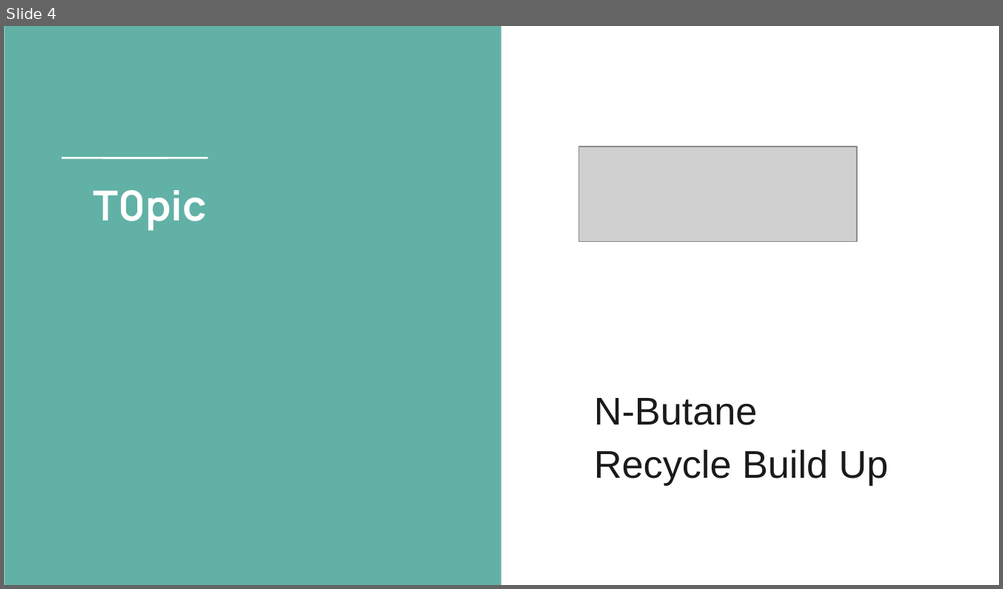
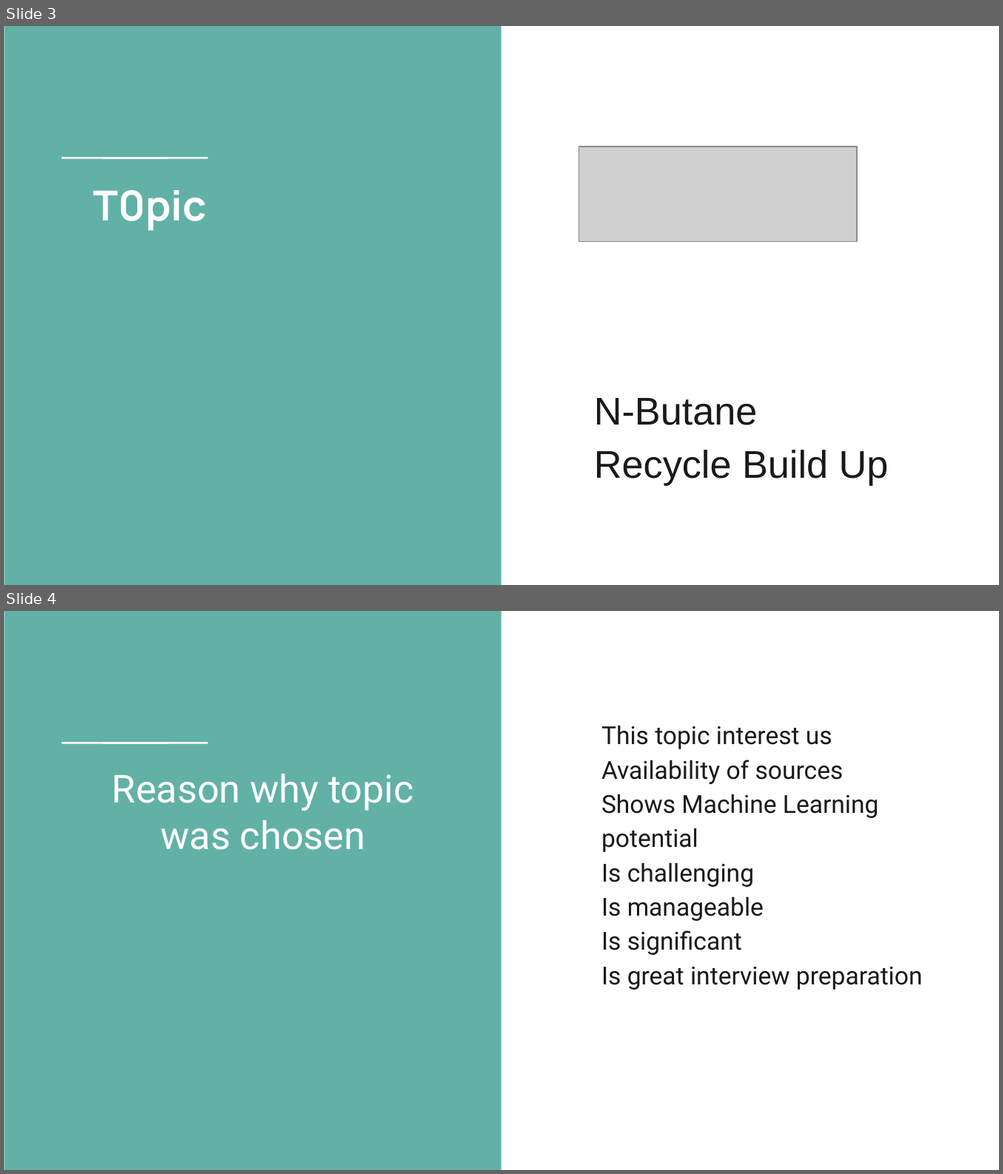
Before and after one commit to Jarney903/Red-ProjectHub, a slide deck: Presentation/Presentation1.pptx. Shown one above the other, each under a label of ours: slide 4 before the commit, slides 3 and 4 after it. The pictures are 1003x589 and 1003x1174 pixels, drawn with LibreOffice and Linux fonts; fonts in the diff are those of the drawing; grey boxes stand for pictures; background and template pictures are left out. Boxes give left, top, right and bottom in pixels: in the first picture for what was removed or moved away, otherwise in the second. Text is boxed around its words. In the diff, an @@ line names an element or a change of style, - is before the commit and + after.

Commit message:
adding changes

```diff
--- a/Presentation/Presentation1.pptx
+++ b/Presentation/Presentation1.pptx
@@ slide 4 added at (4,611,999,1170), background #FFFFFF; not listed: 3 template elements that a slide beside it also shows @@
@@ text added at (601,725,922,990), 18 pt, text #1A1A1A @@
+● This topic interest us
+● Availability of sources
+● Shows Machine Learning potential
+● Is challenging
+● Is manageable
+● Is significant
+● Is great interview preparation
@@ title added at (112,774,414,850), 28 pt, text #FFFFFF @@
+Reason why topic was chosen
@@ what was slide 4 is now slide 3 @@
```
